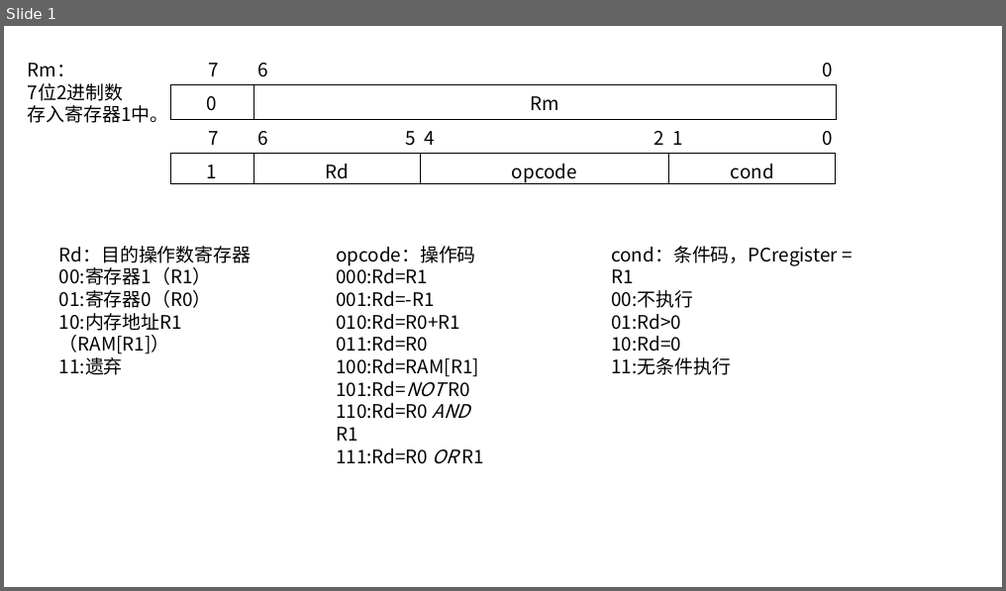
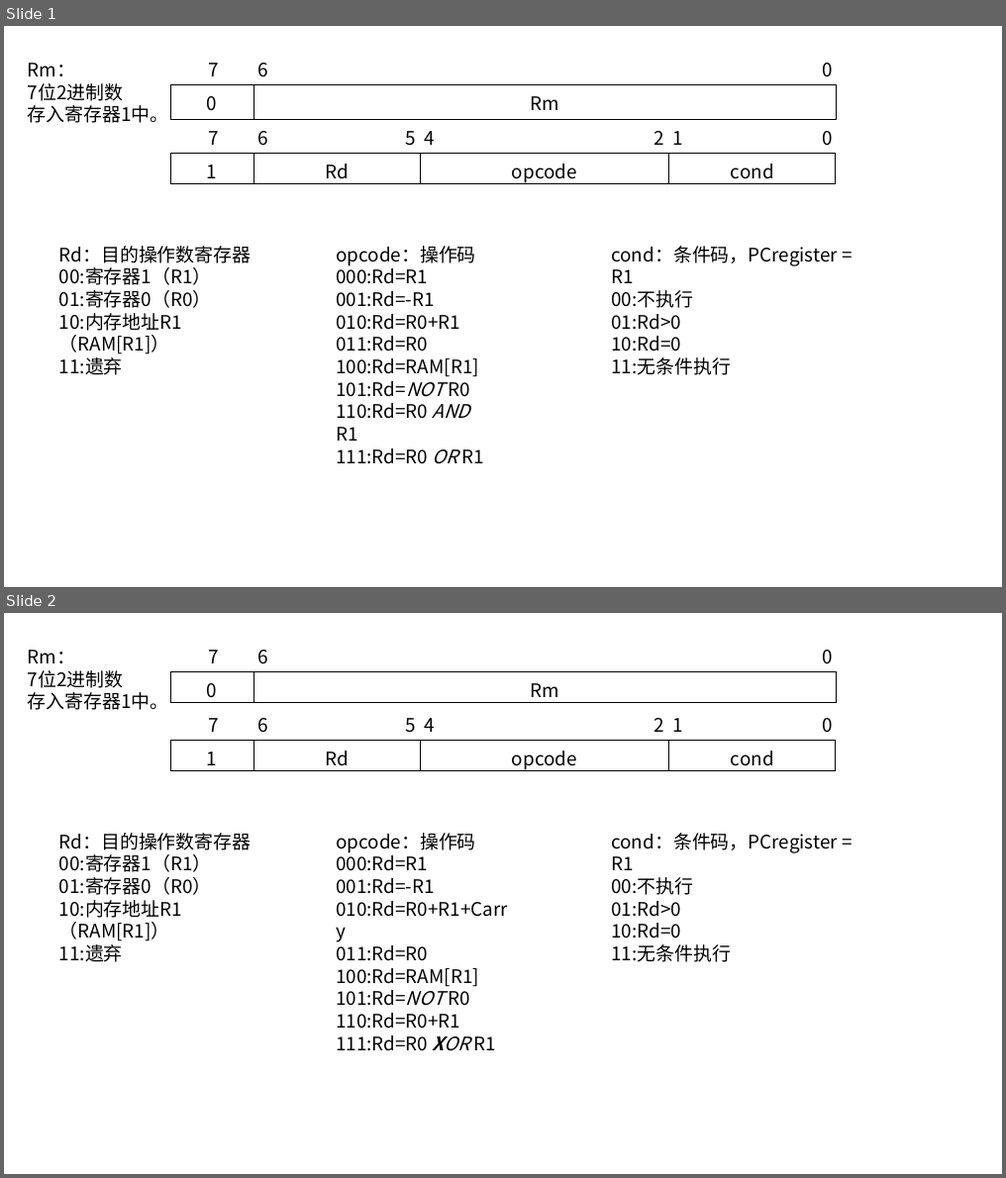
Before and after one commit to TONYHEGUAGUA/CPU-ON-FPGA, a slide deck: 8bit_design/InstructionSet.pptx. Shown one above the other, each under a label of ours: slide 1 before the commit, slides 1 and 2 after it. The pictures are 1006x591 and 1006x1178 pixels, drawn with LibreOffice and Linux fonts; fonts in the diff are those of the drawing. Boxes give left, top, right and bottom in pixels: in the first picture for what was removed or moved away, otherwise in the second. Text is boxed around its words. In the diff, an @@ line names an element or a change of style, - is before the commit and + after.

```diff
--- a/8bit_design/InstructionSet.pptx
+++ b/8bit_design/InstructionSet.pptx
@@ slide 2 added at (4,613,1002,1174), background #FFFFFF @@
@@ text added at (28,650,169,710), 18 pt, text #000000 @@
+Rm：
+7位2进制数
+存入寄存器1中。
@@ text added at (209,650,219,663), 18 pt, text #000000 @@
+7
@@ text added at (257,650,267,664), 18 pt, text #000000 @@
+6
@@ text added at (823,650,833,664), 18 pt, text #000000 @@
+0
@@ table added at (170,672,836,703), 1 rows, 2 columns @@
+0 | Rm
@@ text added at (209,718,219,732), 18 pt, text #000000 @@
+7
@@ text added at (257,718,267,733), 18 pt, text #000000 @@
+6
@@ text added at (406,718,435,733), 18 pt, text #000000 @@
+5 4
@@ text added at (654,718,683,732), 18 pt, text #000000 @@
+2 1
@@ text added at (823,718,833,733), 18 pt, text #000000 @@
+0
@@ table added at (170,741,835,858), 1 rows, 4 columns @@
+1 | Rd | opcode | cond
@@ text added at (59,833,252,962), 18 pt, text #000000 @@
+Rd：目的操作数寄存器
+00:寄存器1（R1）
+01:寄存器0（R0）
+10:内存地址R1（RAM[R1]）
+11:遗弃
@@ text added at (336,833,508,1052), 18 pt, text #000000 @@
+opcode：操作码
+000:Rd=R1
+001:Rd=-R1
+010:Rd=R0+R1+Carry
+011:Rd=R0
+100:Rd=RAM[R1]
+101:Rd=NOT R0
+110:Rd=R0+R1
+111:Rd=R0 XOR R1
@@ text added at (611,833,838,962), 18 pt, text #000000 @@
+cond：条件码，PCregister = R1
+00:不执行
+01:Rd>0
+10:Rd=0
+11:无条件执行
```
Also in this commit, not shown: 1 other file.
